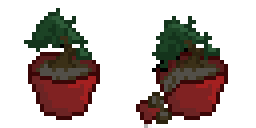
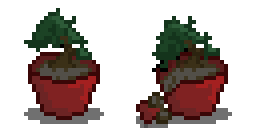
Revision of a layered 256×128 image; what changed, layer by layer:
renamed "Lager 3" to "Plant", moved it above "Shadow", painted on it over [24, 108, 228, 128]
renamed "Lager 4" to "Shadow", opacity 100% → 85%, painted on it over [24, 108, 232, 128]
